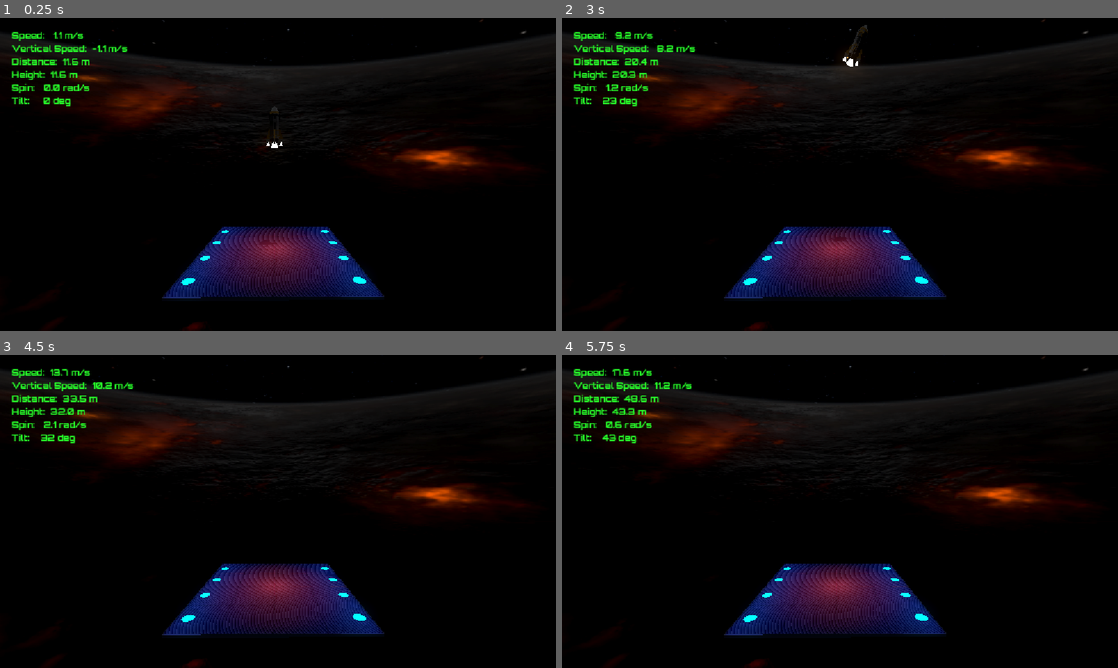
Above: before the commit, frames 1-4 (two rows, left to right).
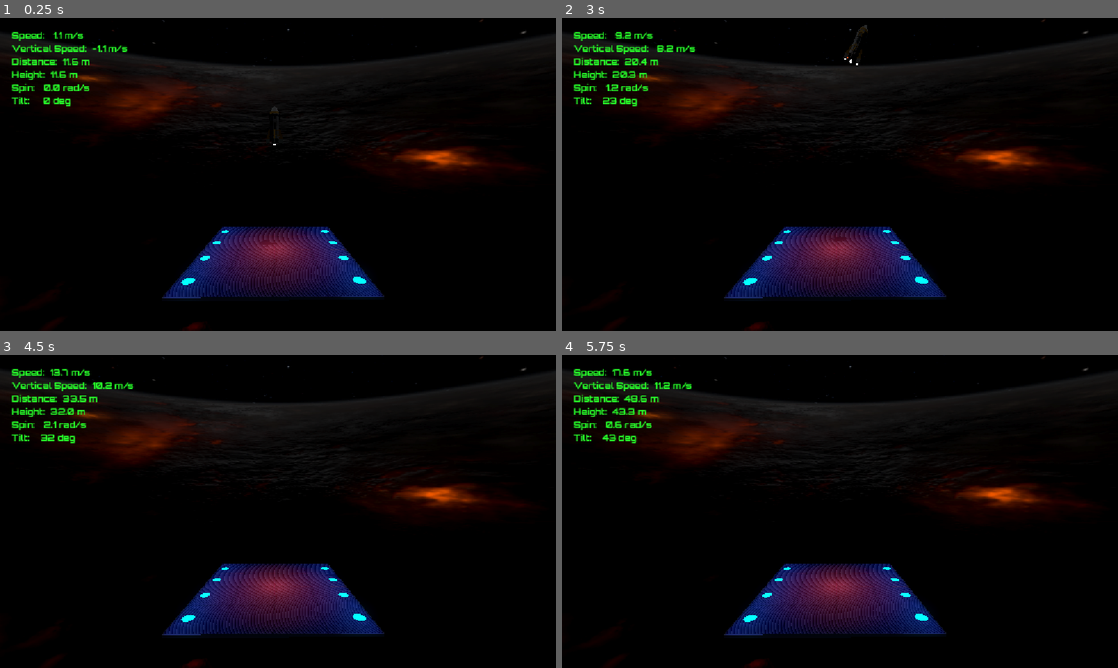
Above: after the commit, the same moments.

Repository: ChristiannYa/lander
Game: Godot game, scene res://scenes/game/game.tscn
Two runs of this game, one before a commit and one after it. Both use one fixed random seed, a clock stepped at 60 frames per second and the inputs below.
Inputs:
- Up to frame 1 (0.25 s): no input
- Up to frame 2 (3 s): hold D (yaw_right) 0.53-1.28 s; hold W (thust) 0.53-1.28 s; hold F (pitch_down) 1.28-2.03 s; tap W (thust) at 1.35, 2.85 s; hold D (yaw_right) 2.03-2.78 s; hold W (thust) 2.03-2.78 s; hold R (pitch_up) from 2.78 s (still down)
- Up to frame 3 (4.5 s): release R (pitch_up) at 3.53 s; hold W (thust) 3.53-4.28 s; hold A (yaw_left) from 3.53 s (still down); tap W (thust) at 4.35 s
- Up to frame 4 (5.75 s): release A (yaw_left) at 5.03 s; hold F (pitch_down) from 5.03 s (still down); hold W (thust) from 5.03 s (still down)

The runs differ from the first frame. In frame 1, less than 0.1% of the frame differs, in the area x 47-51%, y 39-42%; in frame 2, less than 0.1%, in the area x 50-54%, y 12-16%; in frame 3, less than 0.1%; in frame 4, nothing differs.

Commit message:
12-thrust-scale

Diff:
--- a/scenes/rocket/rocket.gd
+++ b/scenes/rocket/rocket.gd
@@ -2,11 +2,16 @@
 
 @export var landing_pad: Node3D
 
+@onready var thrust: Thrust = $Thrust
+@onready var thrust_l: Thrust = $ThrustL
+@onready var thrust_r: Thrust = $ThrustR
+
 const THRUST_FORCE = 15.0
 const TORQUE_STRENGTH = 2.0
 
-func _physics_process(_delta: float):
-	if Input.is_action_pressed("thust"):
+func _physics_process(delta: float):
+	var thrust_applied: bool = Input.is_action_pressed("thust")
+	if thrust_applied:
 		apply_central_force(global_transform.basis.y * THRUST_FORCE)
 
 	var pitch: float = Input.get_axis("pitch_down", "pitch_up")
@@ -16,6 +21,10 @@
 	apply_torque(torque)
 
 	emit_telemtry()
+
+	thrust.update_visuals(thrust_applied, delta)
+	thrust_l.update_visuals(thrust_applied, delta)
+	thrust_r.update_visuals(thrust_applied, delta)
 
 func emit_telemtry():
 	var tel := RocketTelemetry.new()
--- /dev/null
+++ b/scenes/thrust/thrust.gd
@@ -0,0 +1,35 @@
+class_name Thrust
+extends Node3D
+
+
+const CONE_SCALE_IDLE := 0.3
+const CONE_SCALE_MAX := 1.0
+const CONE_SCALE_FLICKER := 0.9
+const CONE_LERP := 12.0
+
+
+const SPOT_SCALE_IDLE := 1.0
+const SPOT_SCALE_MAX := 10.0
+const SPOT_SCALE_FLICKER := 0.15
+const SPOT_LERP := 12.0
+
+
+@onready var cone: MeshInstance3D = $Cone
+@onready var spot_light_3d: SpotLight3D = $SpotLight3D
+
+
+func update_visuals(thrust_on: bool, delta: float):
+	_update_cone(thrust_on, delta)
+	_update_spot(thrust_on, delta)
+
+func _update_cone(thrust_on: bool, delta: float):
+	var targ_scale := CONE_SCALE_IDLE
+	if thrust_on:
+		targ_scale = CONE_SCALE_MAX + randf_range(-CONE_SCALE_FLICKER, CONE_SCALE_FLICKER)
+	cone.scale = cone.scale.lerp(targ_scale * Vector3.ONE, delta * CONE_LERP)
+
+func _update_spot(thrust_on: bool, delta: float):
+	var targ_energy := SPOT_SCALE_IDLE
+	if thrust_on:
+		targ_energy = SPOT_SCALE_MAX + randf_range(-SPOT_SCALE_FLICKER, SPOT_SCALE_FLICKER)
+	spot_light_3d.light_energy = lerpf(spot_light_3d.light_energy, targ_energy, delta * SPOT_LERP)
--- a/scenes/thrust/thrust.tscn
+++ b/scenes/thrust/thrust.tscn
@@ -1,4 +1,6 @@
 [gd_scene format=3 uid="uid://ck5mvnxhj43v1"]
+
+[ext_resource type="Script" uid="uid://d3dog28dlv7gr" path="res://scenes/thrust/thrust.gd" id="1_06guw"]
 
 [sub_resource type="StandardMaterial3D" id="StandardMaterial3D_vt0vh"]
 albedo_color = Color(1, 0.67058825, 0.25882354, 1)
@@ -13,16 +15,11 @@
 height = 1.0
 
 [node name="Thrust" type="Node3D" unique_id=1658840384]
+script = ExtResource("1_06guw")
 
 [node name="Cone" type="MeshInstance3D" parent="." unique_id=1813543810]
 mesh = SubResource("CylinderMesh_ijv05")
 
-[node name="SpotLight3D" type="SpotLight3D" parent="." unique_id=59104743]
-transform = Transform3D(1, 0, 0, 0, -4.371139e-08, 1, 0, -1, -4.371139e-08, 0, 0.35084385, 1.0890962e-08)
+[node name="SpotLight3D" type="SpotLight3D" parent="." unique_id=1062066262]
+transform = Transform3D(1, 0, 0, 0, -4.371139e-08, 1, 0, -1, -4.371139e-08, 0, 0.64515126, -1.973624e-09)
 light_color = Color(2.3827941, 0.81513923, 0.3711213, 1)
-light_energy = 5.0
-
-[node name="SpotLight3D2" type="SpotLight3D" parent="." unique_id=1062066262]
-transform = Transform3D(1, 0, 0, 0, -4.371139e-08, 1, 0, -1, -4.371139e-08, 0, 0.8286029, -9.992551e-09)
-light_color = Color(2.3827941, 0.81513923, 0.3711213, 1)
-light_energy = 5.0
Not shown, added: scenes/thrust/thrust.gd.uid
